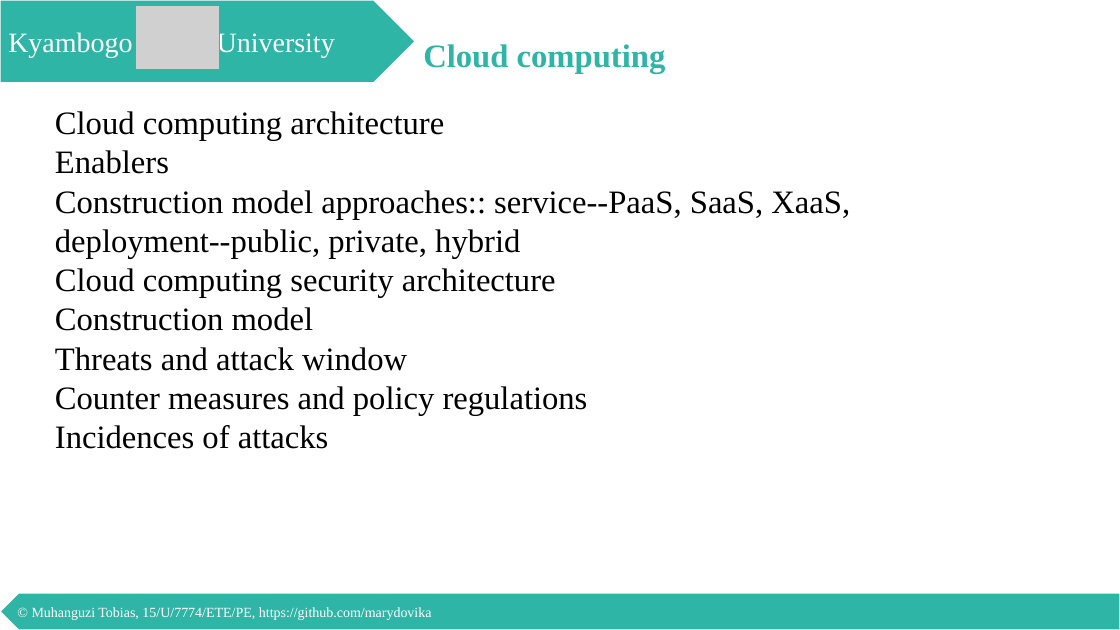
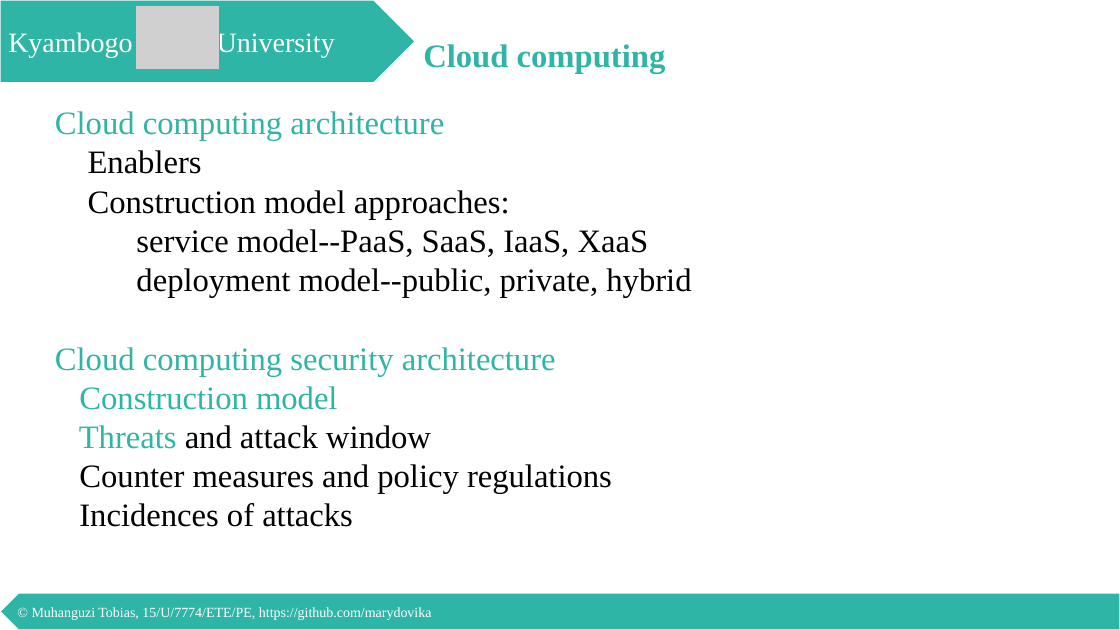
Before and after one commit to marydovika/Cyber-Security-Project-for-5G-IoT-Cloud-NFC, a slide deck: slide 21 of presentations/proposalPresentation.pptx. Drawn at 1120x630 pixels with LibreOffice and Linux fonts; fonts in the diff are those of the drawing; grey boxes stand for pictures. Boxes give left, top, right and bottom in pixels: in the first picture for what was removed or moved away, otherwise in the second. Text is boxed around its words. In the diff, an @@ line names an element or a change of style, - is before the commit and + after.

```diff
--- a/presentations/proposalPresentation.pptx
+++ b/presentations/proposalPresentation.pptx
@@ text at bbox=[55, 111, 691, 527]: text changed @@
-Cloud computing architecture
-Enablers
-Construction model approaches:: service--PaaS, SaaS, XaaS, deployment--public, private, hybrid
-Cloud computing security architecture
-Construction model
-Threats and attack window
-Counter measures and policy regulations
-Incidences of attacks
+Cloud computing architecture
+Enablers
+Construction model approaches:
+service model--PaaS, SaaS, IaaS, XaaS
+deployment model--public, private, hybrid
+Cloud computing security architecture
+Construction model
+Threats and attack window
+Counter measures and policy regulations
+Incidences of attacks
```
Also in this commit, not shown: 18 other slides changed.
